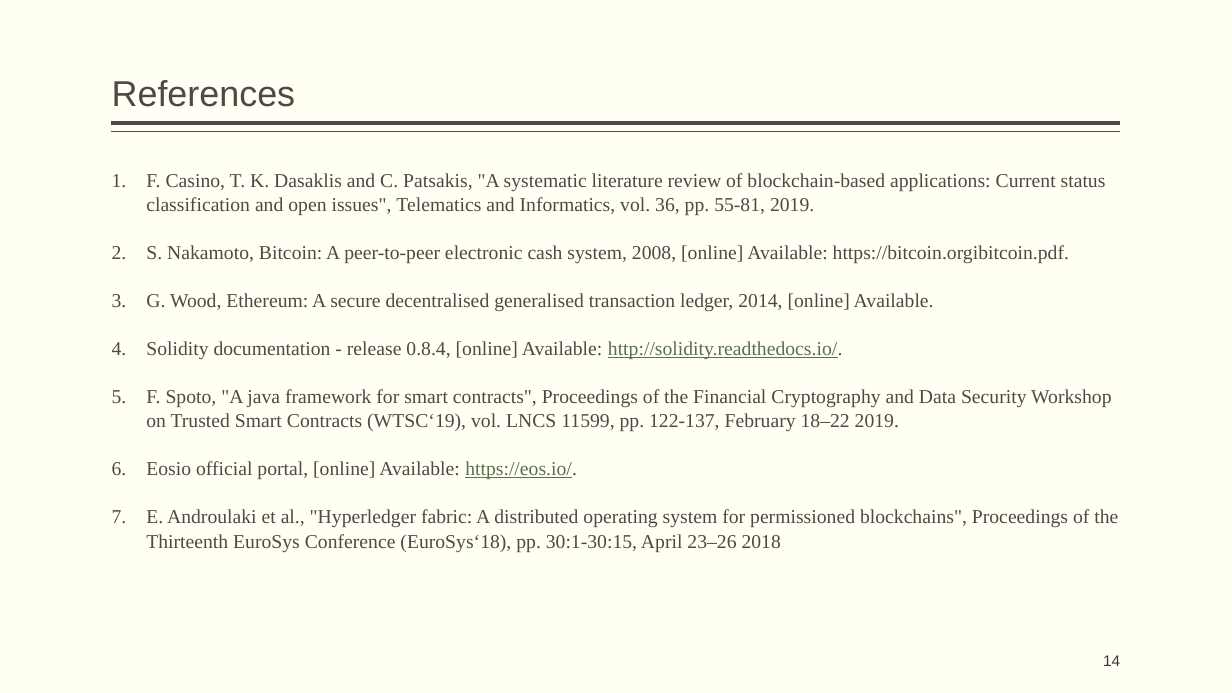
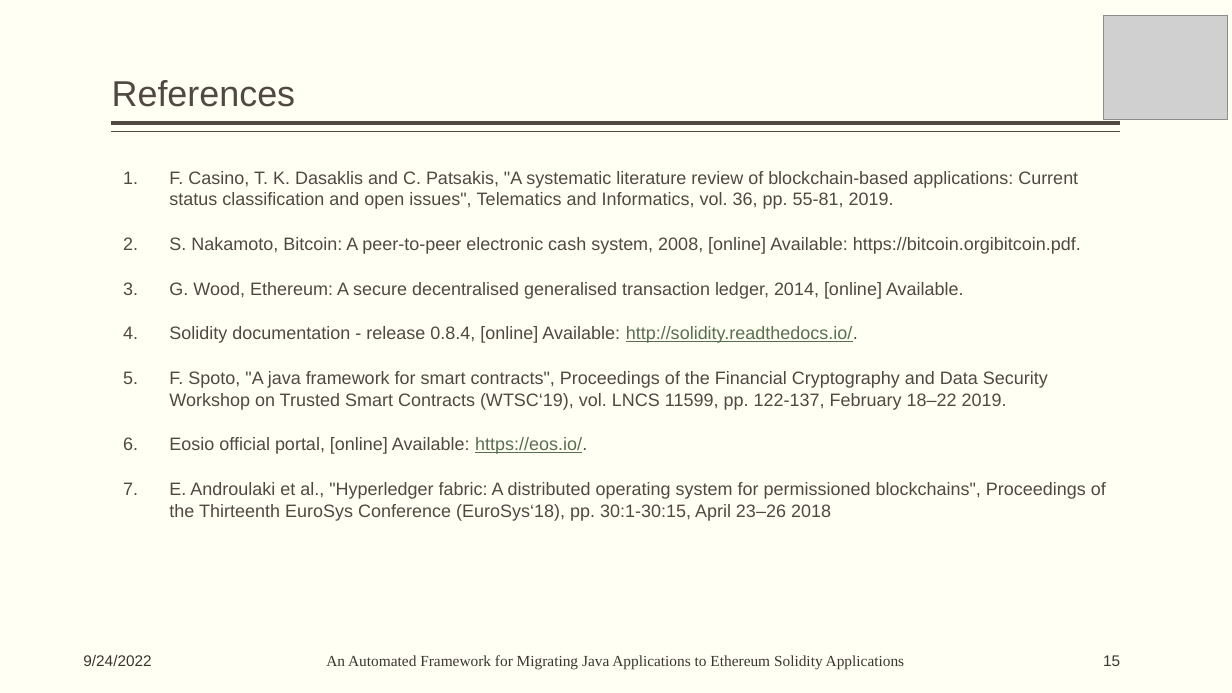
Before and after one commit to sanketshirsath226/College-Practical, a slide deck: slide 15 of Seminar/Seminar_Presentations.pptx (slide 14 before the commit). Drawn at 1232x693 pixels with LibreOffice and Linux fonts; fonts in the diff are those of the drawing; grey boxes stand for pictures. Boxes give left, top, right and bottom in pixels: in the first picture for what was removed or moved away, otherwise in the second. Text is boxed around its words. In the diff, an @@ line names an element or a change of style, - is before the commit and + after.

```diff
--- a/Seminar/Seminar_Presentations.pptx
+++ b/Seminar/Seminar_Presentations.pptx
@@ picture added at (1104, 15, 1228, 119) @@
@@ text "F. Casino, T. K. Dasaklis ..." at (169, 171, 1106, 521): size 15.3 to 14 pt, font Times New Roman to Arial; indent changed; line spacing 1.05 to 1; less space between paragraphs @@
@@ text added at (83, 655, 151, 666), 12 pt, text #3C3632 @@
+9/24/2022
@@ text added at (326, 655, 904, 670), 12 pt, text #3C3632 @@
+An Automated Framework for Migrating Java Applications to Ethereum Solidity Applications
@@ page number at (1103, 655, 1120, 666): text changed @@
-14
+15
```
Also in this commit, not shown: 11 other slides changed, 2 slides added, 1 slide removed, 2 other files.
